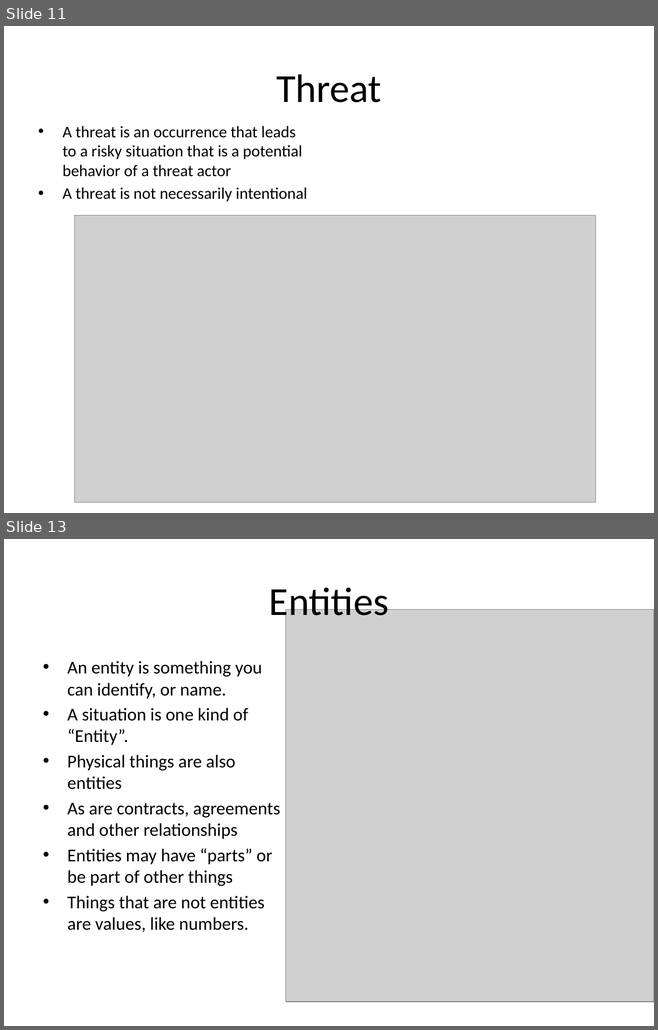
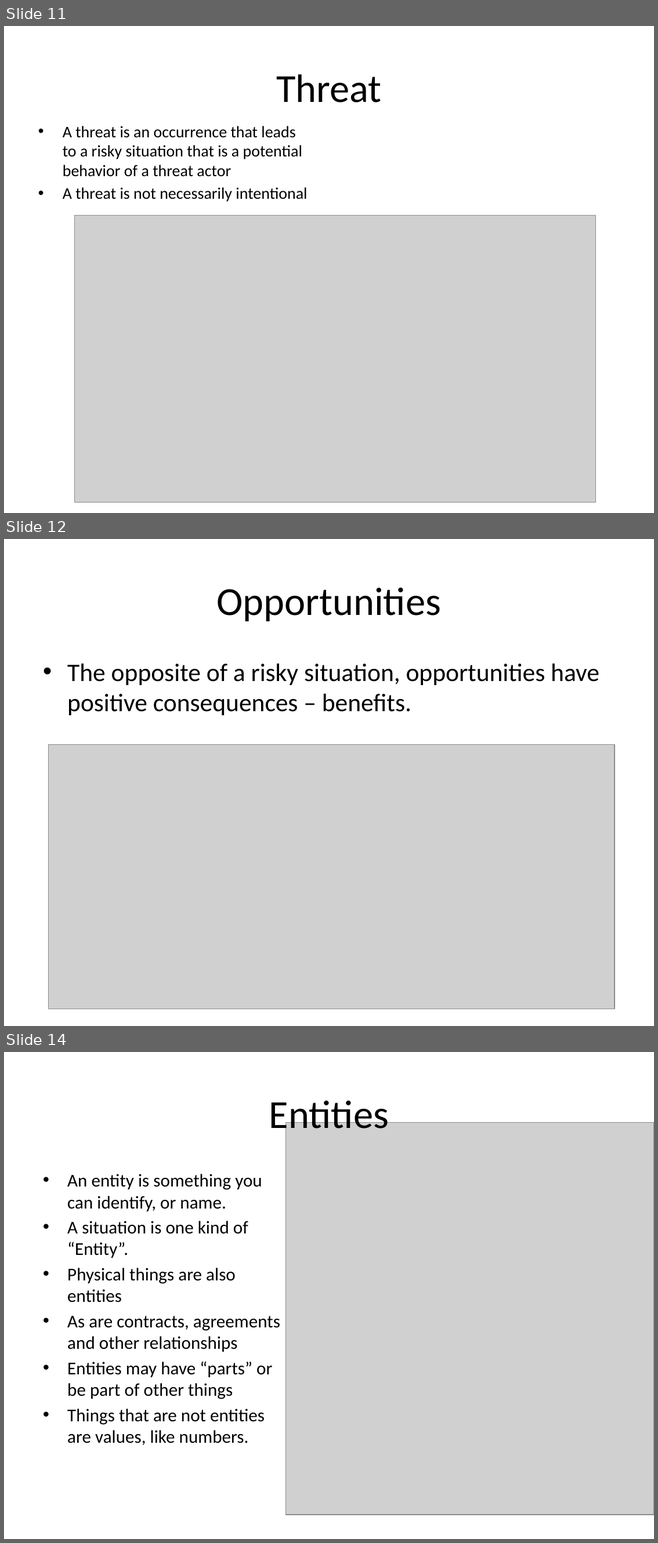
Before and after one commit to omg-threat-modeling/phase1, a slide deck: models/ModelDevelopment/Threat And Risk Concepts.pptx. Shown one above the other, each under a label of ours: slides 11 and 13 before the commit, slides 11, 12 and 14 after it; the slides between them are not shown. The pictures are 658x1030 and 658x1543 pixels, drawn with LibreOffice and Linux fonts; fonts in the diff are those of the drawing; grey boxes stand for pictures. Boxes give left, top, right and bottom in pixels: in the first picture for what was removed or moved away, otherwise in the second. Text is boxed around its words. In the diff, an @@ line names an element or a change of style, - is before the commit and + after.

Commit message:
Added "benefit"

```diff
--- a/models/ModelDevelopment/Threat And Risk Concepts.pptx
+++ b/models/ModelDevelopment/Threat And Risk Concepts.pptx
@@ slide 12 added at (4,539,654,1026), background #FFFFFF @@
@@ title added at (216,587,440,621), 44 pt, text #000000 @@
+Opportunities
@@ text added at (67,663,599,715), 28 pt, text #000000 @@
+• The opposite of a risky situation, opportunities have positive consequences – benefits.
@@ picture added at (48,745,614,1009) @@
@@ what was slide 13 is now slide 14 @@
```
Also in this commit, not shown: 1 slide changed, 1 other file.
